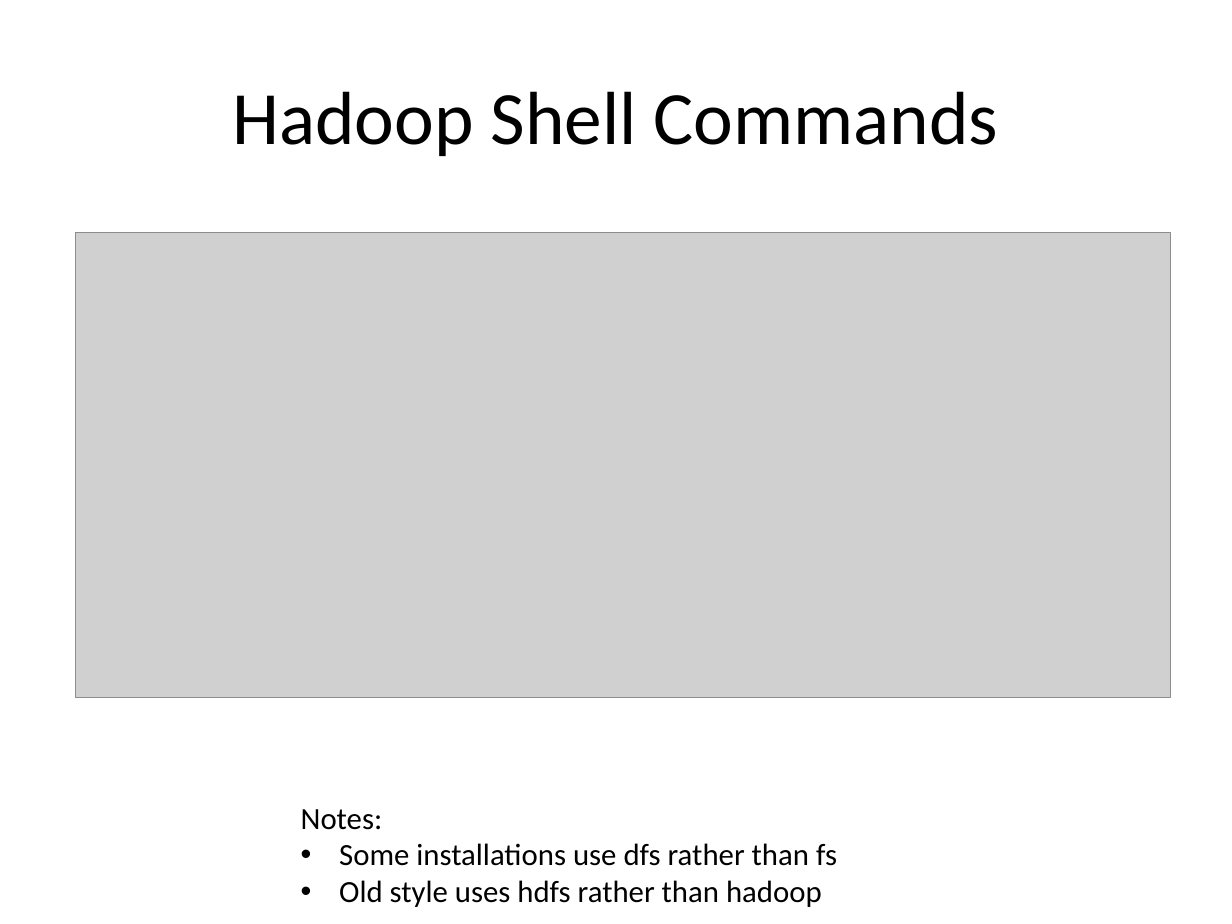
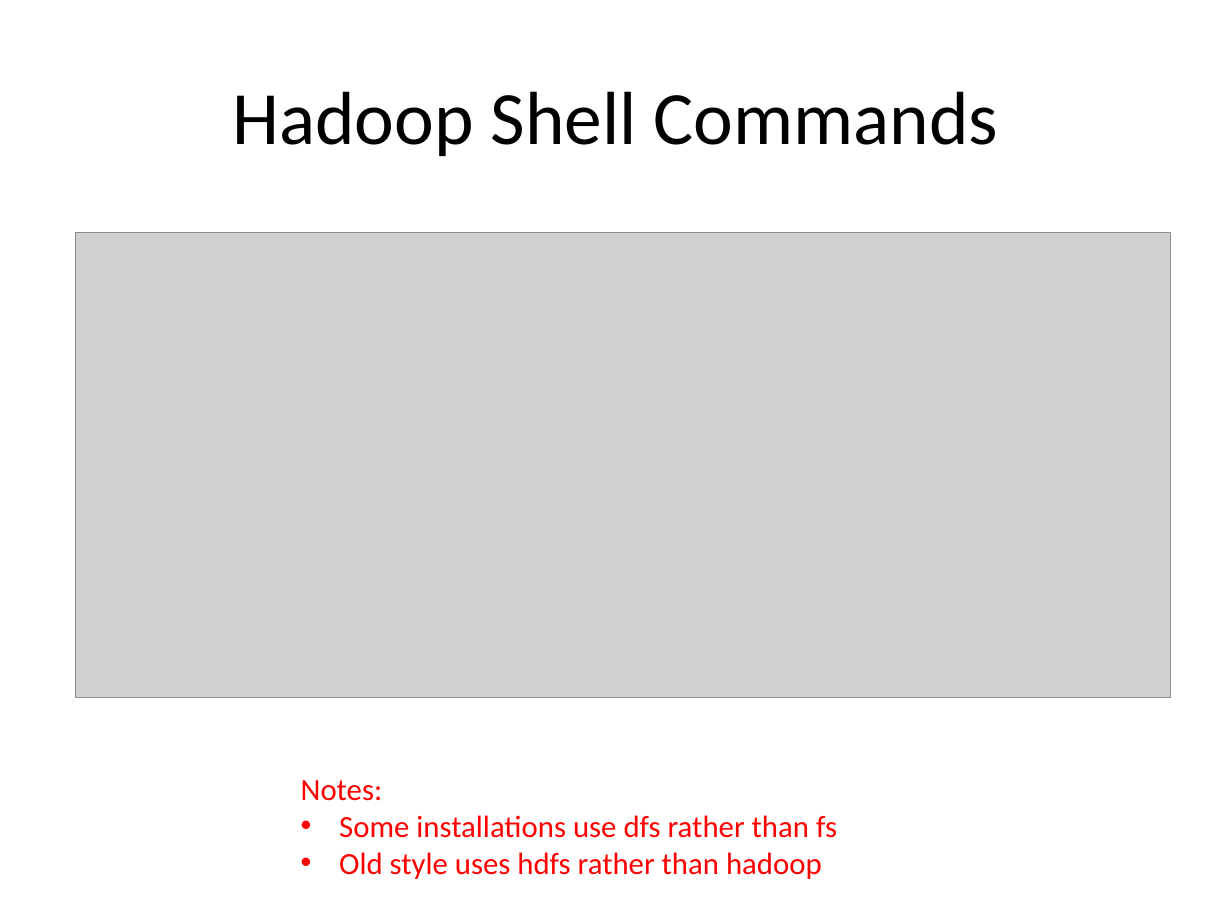
Before and after one commit to jayurbain/HadoopIntro, a slide deck: slide 16 of MapReduce 1.pptx. Drawn at 1232x924 pixels with LibreOffice and Linux fonts; fonts in the diff are those of the drawing; grey boxes stand for pictures. Boxes give left, top, right and bottom in pixels: in the first picture for what was removed or moved away, otherwise in the second. Text is boxed around its words. In the diff, an @@ line names an element or a change of style, - is before the commit and + after.

```diff
--- a/MapReduce 1.pptx
+++ b/MapReduce 1.pptx
@@ text "Notes:": place and size @@
-text "Notes:" at box(301, 809, 837, 907)
+text "Notes:" at box(301, 780, 837, 879)
@@ text "Notes:" at box(301, 780, 837, 879): text colour #000000 to #FF0000 @@
```
Also in this commit, not shown: 12 other slides changed.
